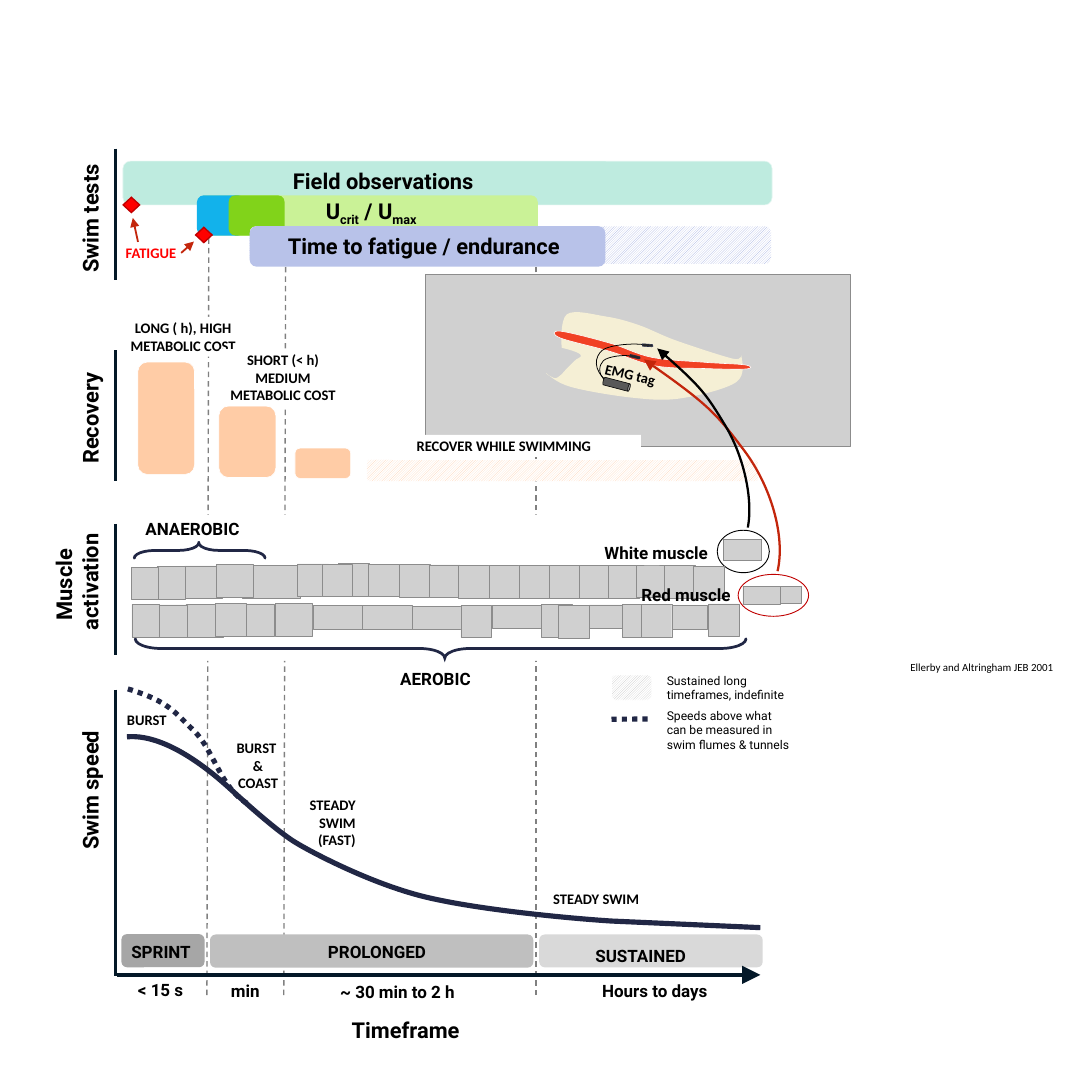
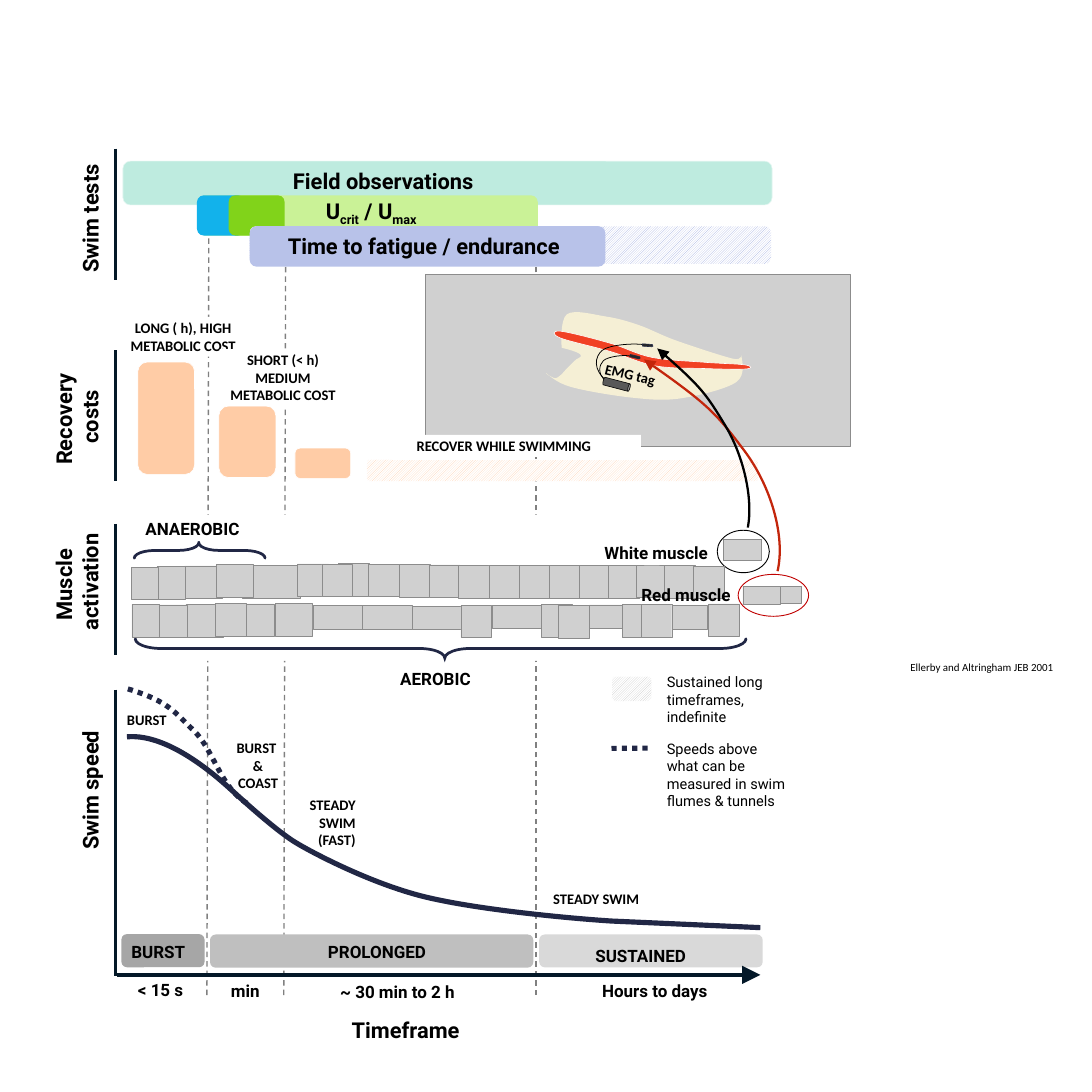
Before and after one commit to kraskura/KK_et_al_salmon-swim-BigBar, a slide deck: slide 1 of Data/Files/conceptual fig.pptx. Drawn at 1092x1092 pixels with LibreOffice and Linux fonts; fonts in the diff are those of the drawing; grey boxes stand for pictures. Boxes give left, top, right and bottom in pixels: in the first picture for what was removed or moved away, otherwise in the second. Text is boxed around its words. In the diff, an @@ line names an element or a change of style, - is before the commit and + after.

```diff
--- a/Data/Files/conceptual fig.pptx
+++ b/Data/Files/conceptual fig.pptx
@@ group removed at <box>123,197,212,258</box>: 2 diamonds, 2 arrows, 1 text @@
-FATIGUE
@@ text "Recovery": place and size @@
-text "Recovery" at <box>76,382,105,461</box>
+text "Recovery" at <box>49,383,104,462</box>
@@ text at <box>75,395,104,443</box>: paragraph added @@
+costs
@@ text "Sustained long timeframes, indefinite" at <box>667,676,763,722</box>: size 20 to 24 pt @@
@@ freeform shape: place and size @@
-freeform shape at <box>612,719,652,719</box>
+freeform shape at <box>612,748,652,749</box>
@@ text "Speeds above what can be ..." at <box>667,743,785,806</box>: size 20 to 24 pt @@
@@ text "Speeds above what can be ...": place and size @@
-text "Speeds above what can be ..." at <box>667,711,789,749</box>
+text "Speeds above what can be ..." at <box>667,743,785,806</box>
@@ text at <box>131,946,185,958</box>: text changed @@
-SPRINT
+BURST
```
Also in this commit, not shown: 2 slides added, 46 other files.
